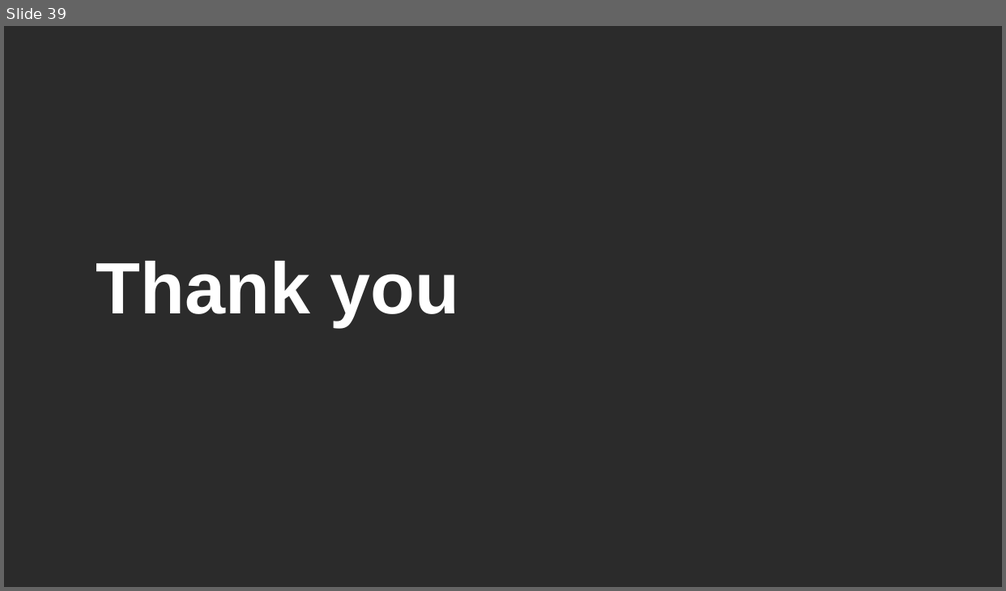
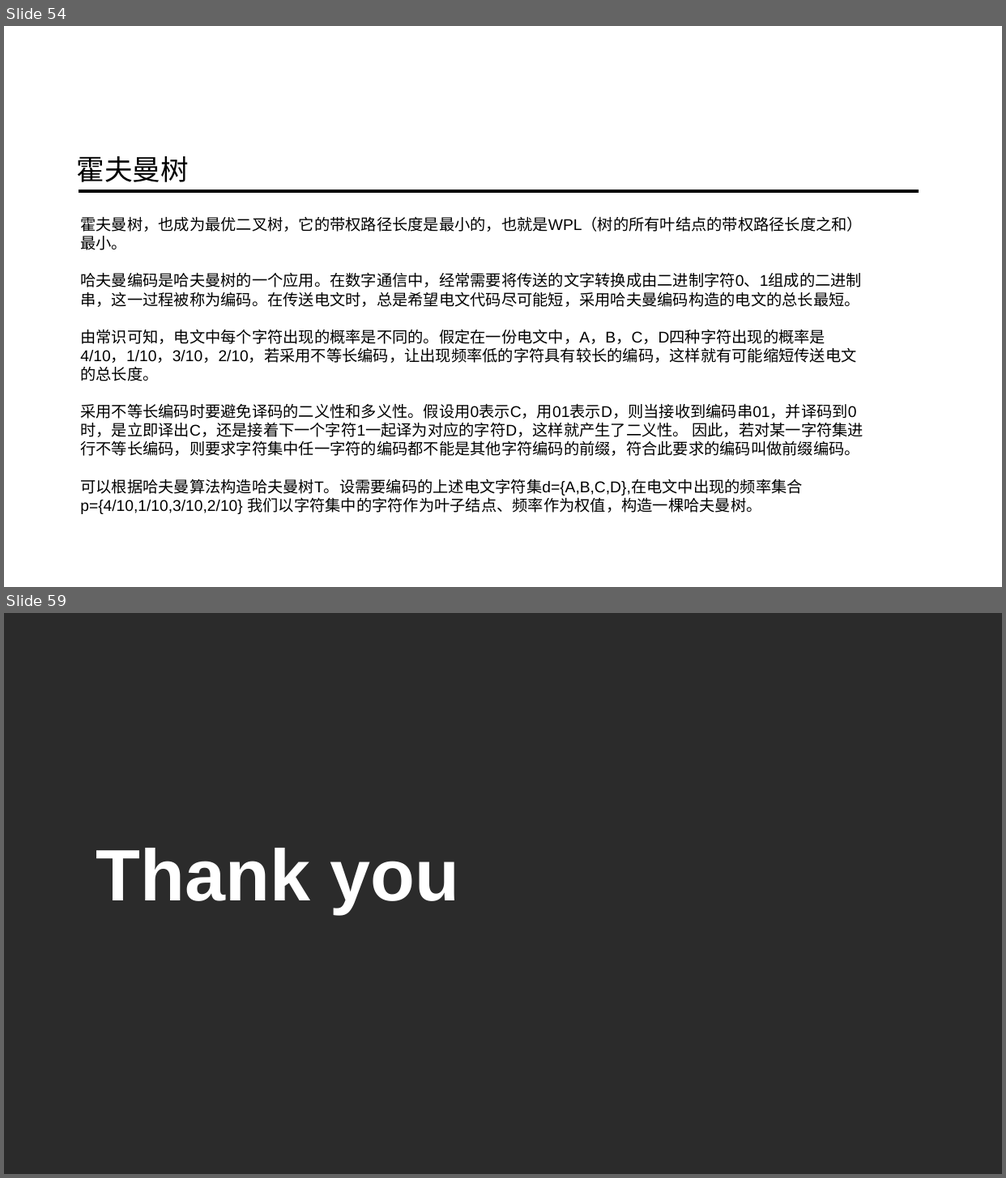
Before and after one commit to ainilili/data-structure-trees-demo, a slide deck: 数据结构之树.pptx. Shown one above the other, each under a label of ours: slide 39 before the commit, slides 54 and 59 after it; the slides between them are not shown. The pictures are 1006x591 and 1006x1178 pixels, drawn with LibreOffice and Linux fonts; fonts in the diff are those of the drawing; background and template pictures are left out; a plain dark background stands for a picture behind light text. Boxes give left, top, right and bottom in pixels: in the first picture for what was removed or moved away, otherwise in the second. Text is boxed around its words. In the diff, an @@ line names an element or a change of style, - is before the commit and + after.

```diff
--- a/数据结构之树.pptx
+++ b/数据结构之树.pptx
@@ slide 54 added at <box>4,26,1002,587</box>, background picture (left out) @@
@@ text added at <box>77,156,189,182</box>, 54 pt, text #000000 @@
+霍夫曼树
@@ line added from (79, 191) to (918, 191), #000000 6.5 pt @@
@@ text added at <box>80,216,863,514</box>, 30 pt, text #000000 @@
+霍夫曼树，也成为最优二叉树，它的带权路径长度是最小的，也就是WPL（树的所有叶结点的带权路径长度之和）最小。
+哈夫曼编码是哈夫曼树的一个应用。在数字通信中，经常需要将传送的文字转换成由二进制字符0、1组成的二进制串，这一过程被称为编码。在传送电文时，总是希望电文代码尽可能短，采用哈夫曼编码构造的电文的总长最短。
+由常识可知，电文中每个字符出现的概率是不同的。假定在一份电文中，A，B，C，D四种字符出现的概率是4/10，1/10，3/10，2/10，若采用不等长编码，让出现频率低的字符具有较长的编码，这样就有可能缩短传送电文的总长度。
+采用不等长编码时要避免译码的二义性和多义性。假设用0表示C，用01表示D，则当接收到编码串01，并译码到0时，是立即译出C，还是接着下一个字符1一起译为对应的字符D，这样就产生了二义性。 因此，若对某一字符集进行不等长编码，则要求字符集中任一字符的编码都不能是其他字符编码的前缀，符合此要求的编码叫做前缀编码。
+可以根据哈夫曼算法构造哈夫曼树T。设需要编码的上述电文字符集d={A,B,C,D},在电文中出现的频率集合p={4/10,1/10,3/10,2/10} 我们以字符集中的字符作为叶子结点、频率作为权值，构造一棵哈夫曼树。
@@ what was slide 39 is now slide 59 @@
```
Also in this commit, not shown: 2 slides changed, 31 other slides added, 12 slides removed.
